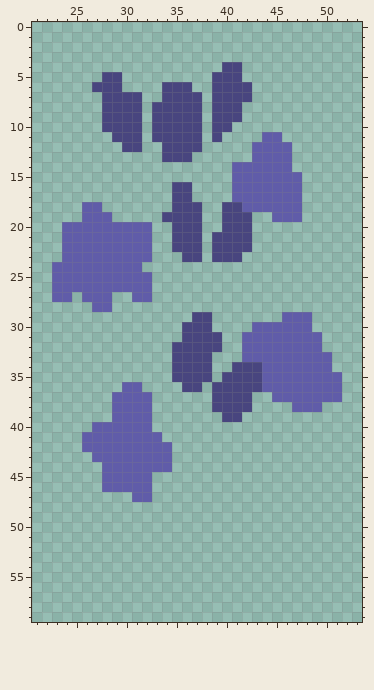
File history of a pixel-art sprite, sprites/S_Lavende/layers/c43e4d85-f9c5-4368-9a25-1fe15af8c1bb/5f9243c4-25fa-4472-b03e-53b1ab2513b4.png. The picture above is the old version.
The file is 64x64 pixels. Shown: x 21..53, y 0..59.
Once edited:
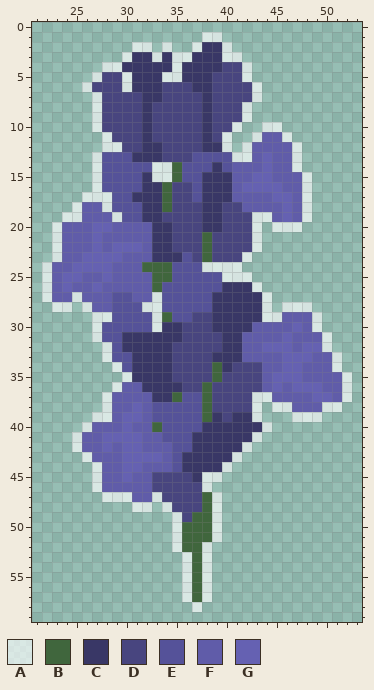
Palette (. is transparent): A #ffffffa3  B #40663d  C #393766  D #48457f  E #555299  F #605ca9  G #6561b2
Changes in this commit:
Changed rows in their new state; - is an unchanged pixel.
first column x 22:
 1 ----------------AA-------------
 2 ---------AA-A--ACCA------------
 3 --------ACCACAACCCAA-----------
 4 ------AACCCCCACCCC--A----------
 5 -----A--ACCCAACCC---A----------
 6 ----A---ACCC---CC----A---------
 7 -----A----CC----C----A---------
 8 -----A----C-----C---A----------
 9 -----A----C-----C---A----------
10 -----A----C-----C--A--AA-------
11 ------A---C-----C-A--A--A------
12 ------AA--CC----CCA-A----A-----
13 -----AEEECCC---EEEEAA-G--A-----
14 -----AEEEEEAABEEECE---G--A-----
15 -----AEEEECAABEECCC--GG---A----
16 -----AEEEECCB--ECCC-GGGG--A----
17 ----AAAEECCCB--ECCC----GG-A----
18 ---A--AEEECCB---CC------G-A----
19 --AA---AEECC----CC---AA-G-A----
20 -A---GG----CC---CC---A-AAA-----
21 -A---G-----CC---B----A---------
22 -A---G-GGG-CC---B----A---------
23 -A--GGGG---CCCE-B---A----------
24 A--GGGG---BBBEEEAAAA-----------
25 A-GG--G----BBEEEEEAAA----------
26 A-G--G-----BEEEEEECCCA---------
27 A--A---EE--AEEEEECCCCCA--------
28 -AA-A--EEEAAEEEEECCCCCA-AAA----
29 -----AAEEEEABEE--CCCCCAA---A---
30 -----AEEEEEACC---CCCC----G-A---
31 -----AEECCCCCC----CC----G---A--
32 ------AECCCCC-----CC--GGG-GGA--
33 ------AEECCCC----CCC----GGG--A-
34 -------AECCCC----BC-----GG---A-
35 --------ACCCC----B-----GGG----A
36 -------A--CCCC--B------G-GGG--A
37 ------A----CCBEEB----AA----GG-A
38 ------A--G-EEEEEB----A-AA---AA-
39 -----AA-GG-EEEEEBC-CCA---AAA---
40 ----A---G--BEEEECCCCCCA--------
41 ---A--GGGG--EEECCCCCCA---------
42 ---A--G-GG---EECCCCCA----------
43 ----A---GGGG-ECCCCCA-----------
44 -----A--GG---ECCCCA------------
45 -----A--G--DDDDCAA-------------
46 -----A-----DDDDDA--------------
47 ------AAA--ADDDDBA-------------
48 ---------AA-ADDDBA-------------
49 -------------ADBBA-------------
50 -------------ABBBA-------------
51 -------------ABBBA-------------
52 -------------ABBA--------------
53 --------------ABA--------------
54 --------------ABA--------------
55 --------------ABA--------------
56 --------------ABA--------------
57 --------------ABA--------------
58 ---------------A---------------
